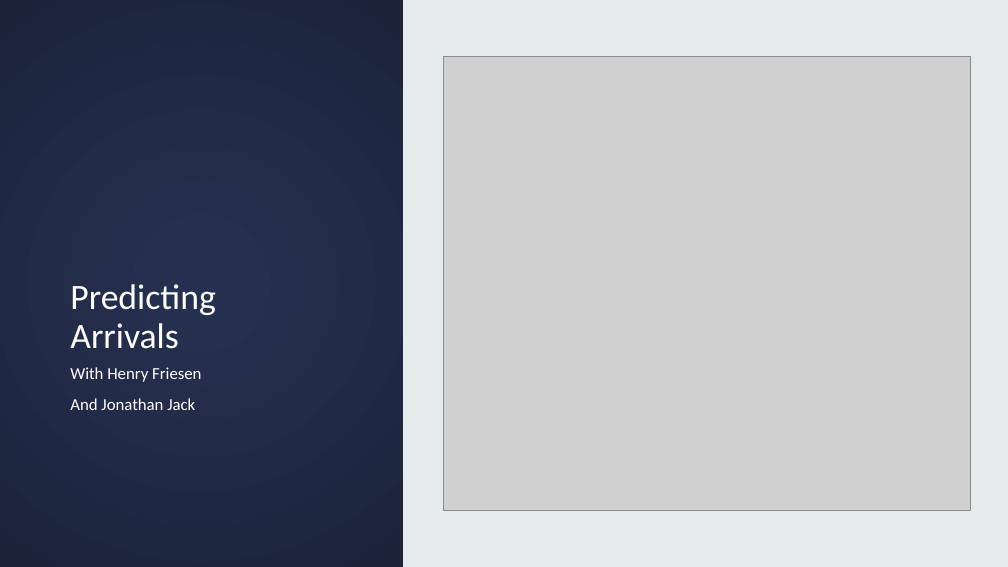
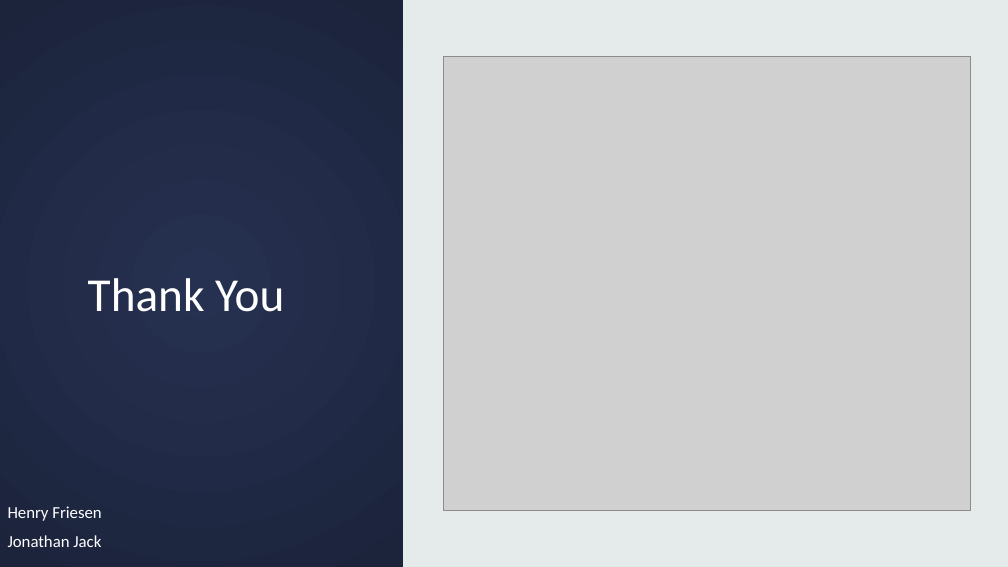
Before and after one commit to JohnathanJack/Predicting-Flight-Delays, a slide deck: slide 14 of Flight_delay.pptx (slide 2 before the commit). Drawn at 1008x567 pixels with LibreOffice and Linux fonts; fonts in the diff are those of the drawing; grey boxes stand for pictures. Boxes give left, top, right and bottom in pixels: in the first picture for what was removed or moved away, otherwise in the second. Text is boxed around its words. In the diff, an @@ line names an element or a change of style, - is before the commit and + after.

```diff
--- a/Flight_delay.pptx
+++ b/Flight_delay.pptx
@@ title at (88,278,284,312): text changed; size 34 to 45 pt @@
-Predicting Arrivals
+Thank You
@@ text at (8,506,101,547): text changed @@
-With Henry Friesen
-And Jonathan Jack
+Henry Friesen
+Jonathan Jack
```
Also in this commit, not shown: 4 other slides changed, 3 other files.
